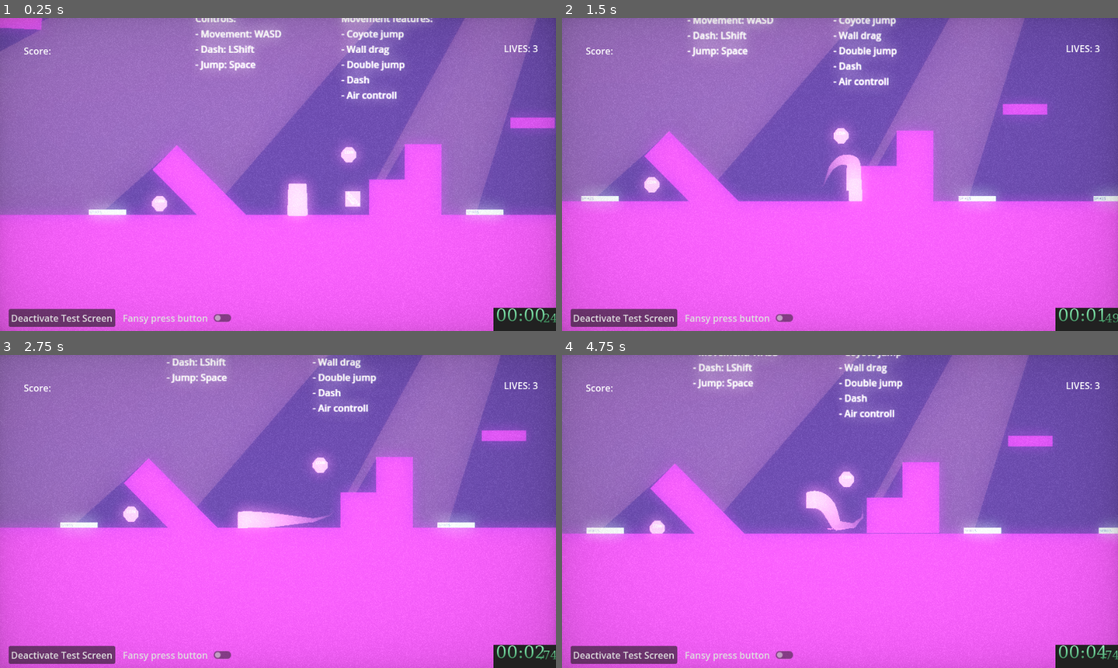
Above: before the commit, frames 1-4 (two rows, left to right).
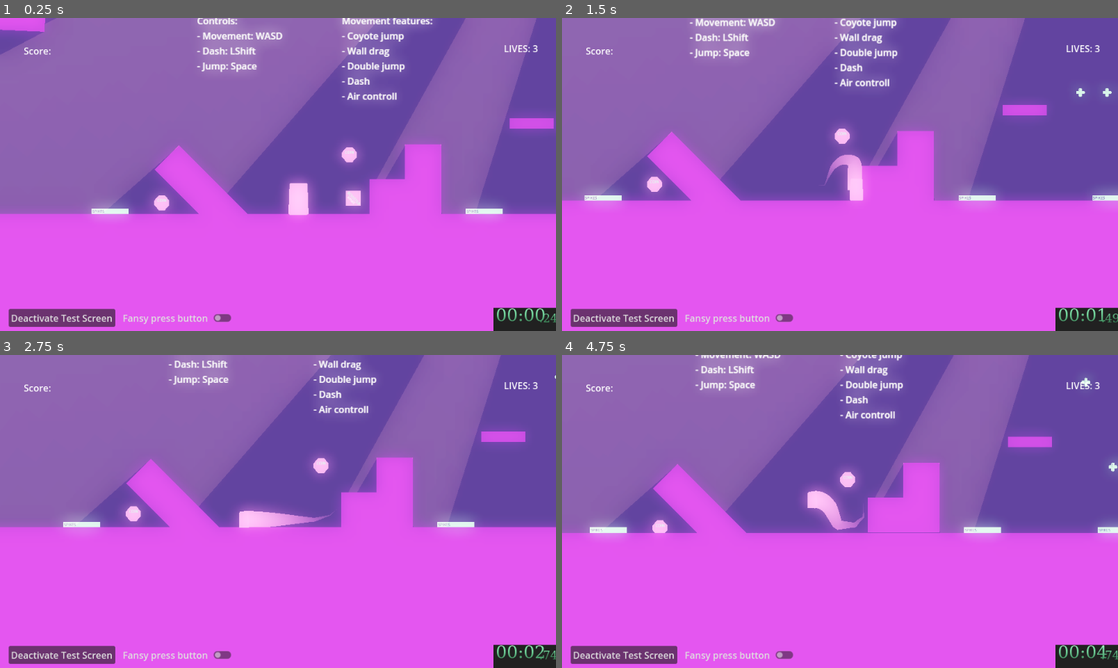
Above: after the commit, the same moments.

Repository: Nispeter/VaultHunter_CGS
Game: Godot game, scene res://scenes/TestScene_DEV.tscn
Two runs of this game, one before a commit and one after it. Both use one fixed random seed, a clock stepped at 60 frames per second and the inputs below. The engine's default icon, where the game draws it, is replaced by a stand-in: a white triangle on a blue panel in a dark square.
Inputs (mouse positions are in pixels of both pictures, inside the frame that each line leads up to):
- Up to frame 1 (0.25 s): no input
- Up to frame 2 (1.5 s): move the mouse to (962, 158) at 0.52 s; hold Right (ui_right) from 0.53 s (still down); tap Shift (dash) at 0.6 s; tap Space (jump) at 0.77 s; move the mouse to (728, 190) at 1.27 s; tap F (grapple) at 1.35 s
- Up to frame 3 (2.75 s): tap Space (jump) at 1.52 s; move the mouse to (333, 442) at 2.02 s; release Right (ui_right) at 2.03 s; hold Left (ui_left) from 2.03 s (still down); tap Shift (dash) at 2.1 s
- Up to frame 4 (4.75 s): move the mouse to (812, 574) at 2.77 s; release Left (ui_left) at 2.78 s; hold Right (ui_right) 2.78-4.28 s; tap F (grapple) at 2.85, 4.35 s; tap Space (jump) at 3.02, 3.77, 4.52 s; move the mouse to (1006, 558) at 3.52 s; tap Shift (dash) at 3.6 s; move the mouse to (673, 464) at 4.27 s; hold Left (ui_left) from 4.28 s (still down)

The runs differ from the first frame. In frame 1, 10% of the frame differs, in the area x 0-100%, y 0-100%; in frame 2, 10%; in frame 3, 10%; in frame 4, 10%.

Commit message:
fire ball

Diff:
--- /dev/null
+++ b/prefabs/FireBall_prefab.tscn
@@ -0,0 +1,40 @@
+[gd_scene load_steps=3 format=3 uid="uid://hu5sda23sd8d"]
+
+[ext_resource type="Script" path="res://scripts/entities/environment/FireBall.gd" id="1_ypgnb"]
+
+[sub_resource type="RectangleShape2D" id="RectangleShape2D_qxjpi"]
+size = Vector2(42.4264, 42.4264)
+
+[node name="FireBall" type="Area2D"]
+script = ExtResource("1_ypgnb")
+damage_amount = 100
+
+[node name="Polygon2D" type="Polygon2D" parent="."]
+color = Color(0.54902, 0.94902, 0.721569, 1)
+polygon = PackedVector2Array(-14, -32, -14, 32, -11, 35, -6, 37, 0, 38, 6, 37, 11, 35, 14, 32, 14, -32, 11, -36, 6, -38, 0, -39, -6, -38, -11, -36)
+
+[node name="Polygon2D2" type="Polygon2D" parent="."]
+rotation = 1.5708
+color = Color(0.54902, 0.94902, 0.721569, 1)
+polygon = PackedVector2Array(-14, -32, -14, 32, -11, 35, -6, 37, 0, 38, 6, 37, 11, 35, 14, 32, 14, -32, 11, -36, 6, -38, 0, -39, -6, -38, -11, -36)
+
+[node name="CollisionShape2D" type="CollisionShape2D" parent="."]
+rotation = 0.785398
+scale = Vector2(1, 1)
+shape = SubResource("RectangleShape2D_qxjpi")
+
+[node name="Label" type="Label" parent="."]
+offset_left = -14.0
+offset_top = -3.0
+offset_right = 58.0
+offset_bottom = 20.0
+rotation = -1.5708
+scale = Vector2(0.400748, 0.400748)
+theme_override_colors/font_color = Color(0.235294, 0.180392, 0.34902, 1)
+text = "FIREBALL"
+
+[node name="Line2D" type="Line2D" parent="."]
+points = PackedVector2Array(-1, 0)
+width = 0.0
+
+[connection signal="body_entered" from="." to="." method="_on_body_entered"]
--- a/prefabs/Player_prefab.tscn
+++ b/prefabs/Player_prefab.tscn
@@ -207,18 +207,18 @@
 scale = Vector2(15.2887, 1)
 emitting = false
 amount = 100
-lifetime = 0.6
+lifetime = 0.2
 one_shot = true
 explosiveness = 1.0
 randomness = 1.0
-fract_delta = false
 emission_shape = 3
 emission_rect_extents = Vector2(1, 1)
 direction = Vector2(100, 100)
 spread = 78.3
-gravity = Vector2(0, 20)
+gravity = Vector2(0, 40)
 initial_velocity_max = 3.0
 angular_velocity_max = 4.65
+linear_accel_max = 100.0
 angle_min = -720.0
 angle_max = 720.0
 color = Color(1, 0.789754, 0.98664, 1)
--- a/prefabs/Spikes_prefab.tscn
+++ b/prefabs/Spikes_prefab.tscn
@@ -13,7 +13,6 @@
 
 [node name="Spikes" type="Area2D"]
 script = ExtResource("1_qqa0c")
-damage_amount = 100
 
 [node name="Sprite2D" type="Sprite2D" parent="."]
 texture = SubResource("GradientTexture2D_lqtc1")
--- a/scenes/TestScene_DEV.tscn
+++ b/scenes/TestScene_DEV.tscn
@@ -1,7 +1,8 @@
-[gd_scene load_steps=25 format=3 uid="uid://6moaj0bk4bpi"]
+[gd_scene load_steps=26 format=3 uid="uid://6moaj0bk4bpi"]
 
 [ext_resource type="PackedScene" uid="uid://jfw74y8eg8hn" path="res://prefabs/Player_prefab.tscn" id="1_7hi53"]
 [ext_resource type="PackedScene" uid="uid://dh2av4d1xjup8" path="res://prefabs/Coin_prefab.tscn" id="1_b21j8"]
+[ext_resource type="PackedScene" uid="uid://hu5sda23sd8d" path="res://prefabs/FireBall_prefab.tscn" id="1_g31d2"]
 [ext_resource type="PackedScene" uid="uid://c4ufcefpbg3sy" path="res://prefabs/Booster_prefab.tscn" id="1_lmtrh"]
 [ext_resource type="PackedScene" uid="uid://cujsxvsn7qmw3" path="res://prefabs/DamagableBox_prefab.tscn" id="2_0lr4j"]
 [ext_resource type="PackedScene" uid="uid://b4gj8p53287vt" path="res://prefabs/Spikes_prefab.tscn" id="4_im7ar"]
@@ -153,6 +154,54 @@
 
 [node name="Interactables" type="Node2D" parent="Map"]
 
+[node name="DamageDealers" type="Node2D" parent="Map/Interactables"]
+
+[node name="FireBall2" parent="Map/Interactables/DamageDealers" instance=ExtResource("1_g31d2")]
+position = Vector2(750, 495)
+scale = Vector2(0.2, 0.2)
+speed = 300.0
+
+[node name="Line2D" parent="Map/Interactables/DamageDealers/FireBall2" index="4"]
+top_level = true
+position = Vector2(719, 637)
+points = PackedVector2Array(31, -119, 30, -411)
+
+[node name="FireBall3" parent="Map/Interactables/DamageDealers" instance=ExtResource("1_g31d2")]
+position = Vector2(794, 230)
+scale = Vector2(0.2, 0.2)
+speed = 300.0
+
+[node name="Line2D" parent="Map/Interactables/DamageDealers/FireBall3" index="4"]
+top_level = true
+position = Vector2(826, 105)
+rotation = 3.14159
+points = PackedVector2Array(31, -119, 30, -411)
+
+[node name="FireBall" parent="Map/Interactables/DamageDealers" instance=ExtResource("1_g31d2")]
+
+[node name="Line2D" parent="Map/Interactables/DamageDealers/FireBall" index="4"]
+points = PackedVector2Array(0, -3, -122, -52, -234, -168, -256, -317)
+
+[node name="Spikes" parent="Map/Interactables/DamageDealers" instance=ExtResource("4_im7ar")]
+position = Vector2(571, 580)
+
+[node name="Spikes2" parent="Map/Interactables/DamageDealers" instance=ExtResource("4_im7ar")]
+position = Vector2(802, 580)
+
+[node name="Spikes3" parent="Map/Interactables/DamageDealers" instance=ExtResource("4_im7ar")]
+position = Vector2(892, 580)
+
+[node name="Spikes6" parent="Map/Interactables/DamageDealers" instance=ExtResource("4_im7ar")]
+position = Vector2(1177, 580)
+scale = Vector2(5.32, 1)
+
+[node name="Spikes5" parent="Map/Interactables/DamageDealers" instance=ExtResource("4_im7ar")]
+position = Vector2(-75, 580)
+
+[node name="Spikes4" parent="Map/Interactables/DamageDealers" instance=ExtResource("4_im7ar")]
+position = Vector2(58, -141)
+rotation = 0.785398
+
 [node name="Coin" parent="Map/Interactables" instance=ExtResource("1_b21j8")]
 position = Vector2(338, 456)
 
@@ -184,26 +233,6 @@
 [node name="HealthPack" parent="Map/Interactables" instance=ExtResource("4_mew0b")]
 visible = false
 position = Vector2(-156, 681)
-
-[node name="Spikes" parent="Map/Interactables" instance=ExtResource("4_im7ar")]
-position = Vector2(571, 580)
-
-[node name="Spikes2" parent="Map/Interactables" instance=ExtResource("4_im7ar")]
-position = Vector2(802, 580)
-
-[node name="Spikes3" parent="Map/Interactables" instance=ExtResource("4_im7ar")]
-position = Vector2(892, 580)
-
-[node name="Spikes6" parent="Map/Interactables" instance=ExtResource("4_im7ar")]
-position = Vector2(1177, 580)
-scale = Vector2(5.32, 1)
-
-[node name="Spikes5" parent="Map/Interactables" instance=ExtResource("4_im7ar")]
-position = Vector2(-75, 580)
-
-[node name="Spikes4" parent="Map/Interactables" instance=ExtResource("4_im7ar")]
-position = Vector2(58, -141)
-rotation = 0.785398
 
 [node name="Booster1" parent="Map/Interactables" instance=ExtResource("1_lmtrh")]
 position = Vector2(-428, 533)
@@ -372,6 +401,7 @@
 [node name="Effects" type="CanvasLayer" parent="."]
 
 [node name="ColorRect" type="ColorRect" parent="Effects"]
+visible = false
 z_index = -1
 material = SubResource("ShaderMaterial_fy7dw")
 offset_left = -6.0
@@ -489,6 +519,9 @@
 
 [connection signal="pressed" from="UI2/TestScreen/Button" to="UI2/TestScreen" method="button_press"]
 
+[editable path="Map/Interactables/DamageDealers/FireBall2"]
+[editable path="Map/Interactables/DamageDealers/FireBall3"]
+[editable path="Map/Interactables/DamageDealers/FireBall"]
 [editable path="Map/Interactables/Booster1"]
 [editable path="Map/Interactables/Booster2"]
 [editable path="Map/Interactables/Booster3"]
--- /dev/null
+++ b/scripts/entities/environment/FireBall.gd
@@ -0,0 +1,34 @@
+extends IDamageDealer
+
+@export var speed: float = 100.0
+@onready var path: Line2D = $Line2D
+var path_points: PackedVector2Array
+var current_index: int = 0
+var direction: int = 1
+
+func _ready():
+	path_points = path.get_points()
+	for i in range(path_points.size()):
+		path_points[i] = path.to_global(path_points[i])
+	global_position = path_points[0]
+
+func _process(delta: float) -> void:
+	follow_line(delta)
+
+func follow_line(delta: float) -> void:
+	if path_points.size() < 2:
+		return
+
+	var target_point = path_points[current_index]
+	var direction_vector = (target_point - global_position).normalized()
+	var movement = direction_vector * speed * delta
+
+	if movement.length() >= (target_point - global_position).length():
+		global_position = target_point
+		current_index += direction
+
+		if current_index >= path_points.size() or current_index < 0:
+			direction *= -1
+			current_index = clamp(current_index, 0, path_points.size() - 1)
+	else:
+		global_position += movement
--- /dev/null
+++ b/shaders/jump_shader.gdshader
@@ -0,0 +1,9 @@
+shader_type particles;
+
+void start() {
+	// Called when a particle is spawned.
+}
+
+void process() {
+	// Called every frame on existing particles (according to the Fixed FPS property).
+}
Not shown, added: controls.kra
